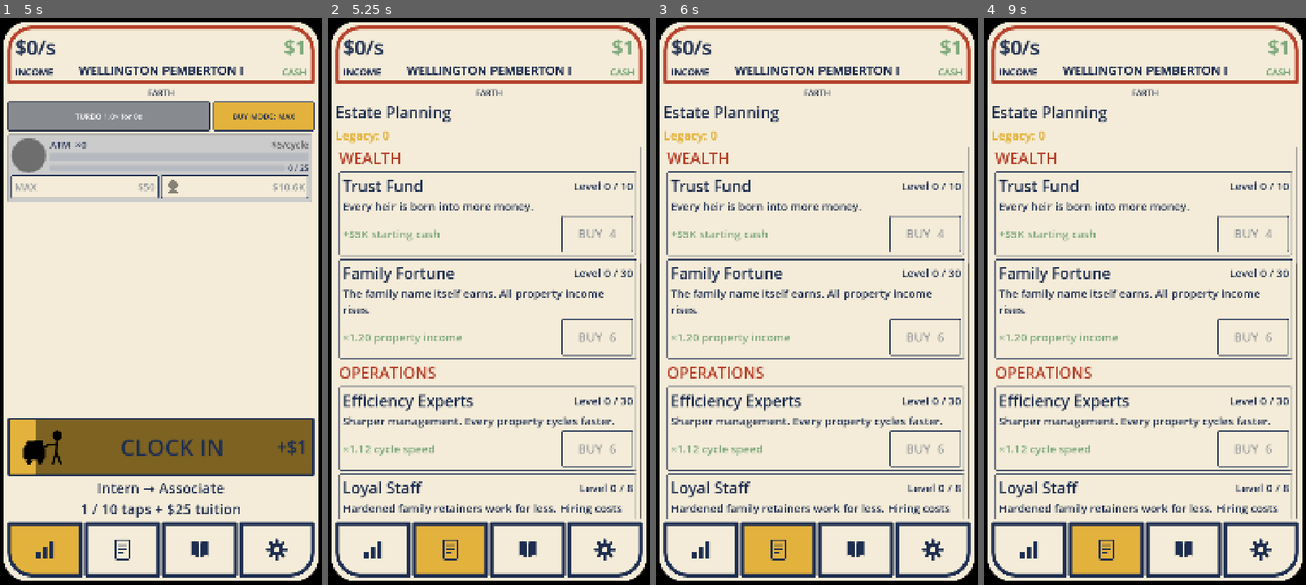
Above: before the commit, frames 1-4 (left to right).
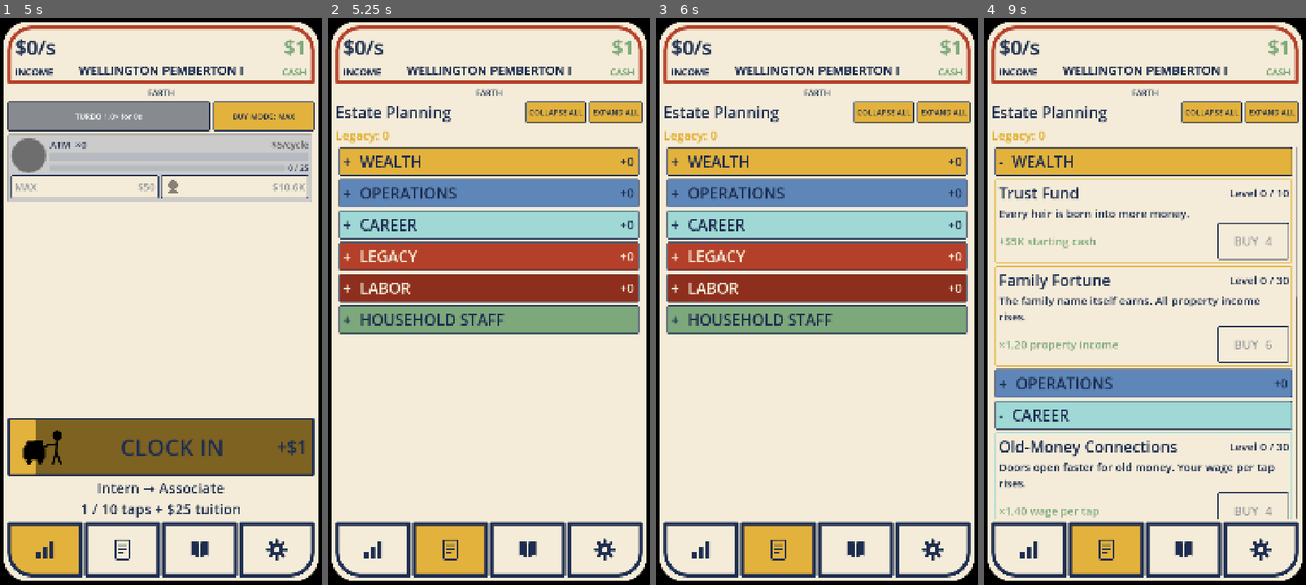
Above: after the commit, the same moments.

Repository: TimGoergen/american-tycoon
Game: Godot game, scene res://Main.tscn
Same seed, same stepped clock (60 frames per second), same inputs: the game is played once before the commit and once after it.
Inputs (mouse positions are in pixels of both pictures, inside the frame that each line leads up to):
- Up to frame 1 (5 s): click "BUY MODE: MAX" at 0.5 s; click "BUY MODE: ×1" at 1.25 s; click "BUY MODE: ×10" at 2 s; click "BUY MODE: ×100" at 2.75 s; click (161, 448) at 3.5 s; click (45, 550) at 4.27 s
- Up to frame 2 (5.25 s): click (450, 550) at 5.02 s
- Up to frame 3 (6 s): click (884, 114) at 5.75 s, where only the run after the commit has a clickable "COLLAPSE ALL"
- Up to frame 4 (9 s): click (1270, 114) at 6.5 s, where only the run after the commit has a clickable "EXPAND ALL"; click (1145, 159) at 7.25 s, where only the run after the commit has a clickable "- WEALTH"; click (1145, 159) at 8 s, where only the run after the commit has a clickable "+ WEALTH"; click (1145, 380) at 8.75 s, where only the run after the commit has a clickable "- OPERATIONS"

Frame 1 is identical in both runs. In frame 2, 36% of the frame differs, in the area x 3-98%, y 14-89%; in frame 3, 36%; in frame 4, 27%.

Commit message:
Estate tab: show affordable-upgrade count on collapsed category headers
Each collapsed category header now shows a right-aligned +x badge = how many of
that category's upgrades the player can afford right now. Hidden while the section
is expanded (the buy buttons are visible then) and hidden entirely once every
upgrade in the category is maxed. Household Staff (dynamic retention rows, not
catalog upgrades) never shows a badge. Updates on purchase, tab open, and toggle.

Co-Authored-By: Claude Opus 4.8 <noreply@anthropic.com>

Diff:
--- a/game/scripts/ui/LegacyScreen.gd
+++ b/game/scripts/ui/LegacyScreen.gd
@@ -55,6 +55,15 @@
 # snapshot Main passes to set_retention_entries (rather than built once here).
 var _staff_list: VBoxContainer
 
+# Each estate-planning category is a collapsible, color-themed section (Tim, 2026-06-24).
+# Keyed by category name → { "button": Button header, "body": VBoxContainer, "expanded": bool }.
+# All sections start collapsed; the header-row Collapse-All / Expand-All buttons drive them all.
+var _sections: Dictionary = {}
+
+# The Household Staff section's accent color, remembered so the retention rows rebuilt later by
+# set_retention_entries carry the same themed border as the cards built up-front.
+var _staff_accent: Color = UiPalette.MONEY_GREEN
+
 # Hold-to-buy state: which upgrade's buy button is currently held (""=none), and the
 # timer toward the next auto-repeat purchase. See _process and _on_buy_down/up.
 var _held_buy_id := ""
@@ -88,13 +97,27 @@
 	column.add_theme_constant_override("separation", 12)
 	margin.add_child(column)
 
-	# ── Header: "The Estate Office" then the Legacy wallet, STACKED (not side-by-side,
-	# which overflowed the tab width at large type). ──
+	# ── Header row: the "Estate Planning" title plus the Collapse-All / Expand-All controls
+	# (Tim, 2026-06-24), which open or close every category section at once. The Legacy wallet
+	# sits on its own line beneath (side-by-side overflowed the tab width at large type). ──
+	var header_row := HBoxContainer.new()
+	header_row.add_theme_constant_override("separation", 10)
+	column.add_child(header_row)
+
 	var title := Label.new()
 	title.text = "Estate Planning"
+	title.size_flags_horizontal = Control.SIZE_EXPAND_FILL
 	title.add_theme_color_override("font_color", UiPalette.NAVY)
 	title.add_theme_font_size_override("font_size", TITLE_SIZE)
-	column.add_child(title)
+	header_row.add_child(title)
+
+	var collapse_all_button := _make_bulk_button("COLLAPSE ALL")
+	collapse_all_button.pressed.connect(set_all_collapsed.bind(true))
+	header_row.add_child(collapse_all_button)
+
+	var expand_all_button := _make_bulk_button("EXPAND ALL")
+	expand_all_button.pressed.connect(set_all_collapsed.bind(false))
+	header_row.add_child(expand_all_button)
 
 	_wallet_label = Label.new()
 	_wallet_label.add_theme_color_override("font_color", UiPalette.MUSTARD_GOLD)
@@ -127,52 +150,244 @@
 	list.size_flags_horizontal = Control.SIZE_EXPAND_FILL
 	list_margin.add_child(list)
 
-	var current_category := ""
+	# Group the upgrades by category, preserving each category's first-appearance order, so every
+	# category becomes ONE collapsible section even though the catalog interleaves them (e.g.
+	# Operations reappears after Labor). Each section is themed with the category's accent color.
+	# As we group, also collect each category's upgrade ids in one array. The collapsed-section
+	# header badge (the "+x affordable" count) needs that id list to ask the live state how many
+	# of the category's upgrades the player can buy right now.
+	var ordered_categories: Array = []
+	var by_category: Dictionary = {}
+	var ids_by_category: Dictionary = {}
 	for definition in LegacyUpgradeCatalog.all():
 		var category := String(definition["category"])
-		if category != current_category:
-			_add_category_heading(list, category)
-			current_category = category
-		_add_upgrade_card(list, definition)
+		if not by_category.has(category):
+			by_category[category] = []
+			ids_by_category[category] = []
+			ordered_categories.append(category)
+		(by_category[category] as Array).append(definition)
+		(ids_by_category[category] as Array).append(String(definition["id"]))
+
+	for category in ordered_categories:
+		var category_name := String(category)
+		var accent := _category_color(category_name)
+		var body := _add_collapsible_section(list, category_name, accent, ids_by_category[category])
+		for definition in by_category[category]:
+			_add_upgrade_card(body, definition as Dictionary, accent)
 
 	# ── Household Staff (GDD §6.3): per-property staffer retention across prestige ──
-	# The rows are dynamic (they depend on the living generation's current staff), so
-	# here we lay out only the heading + host; set_retention_entries fills the host.
-	_add_category_heading(list, "Household Staff")
+	# Its own themed, collapsible section. The rows are dynamic (they depend on the living
+	# generation's current staff), so here we lay out only the hint + host; set_retention_entries
+	# fills the host later, tinting each row with this section's accent (_staff_accent).
+	# Household Staff has no catalog upgrade ids (its rows are dynamic retention rows, not
+	# catalog upgrades), so it gets an empty id list and therefore never shows an affordable badge.
+	_staff_accent = _category_color("Household Staff")
+	var staff_body := _add_collapsible_section(list, "Household Staff", _staff_accent, [])
 	var staff_hint := Label.new()
 	staff_hint.text = "Keep a staffer's tier when you pass on (staff reset otherwise)."
 	staff_hint.autowrap_mode = TextServer.AUTOWRAP_WORD_SMART
 	staff_hint.add_theme_color_override("font_color", UiPalette.NAVY)
 	staff_hint.add_theme_font_size_override("font_size", CARD_BODY_SIZE)
-	list.add_child(staff_hint)
+	staff_body.add_child(staff_hint)
 
 	_staff_list = VBoxContainer.new()
 	_staff_list.add_theme_constant_override("separation", 10)
 	_staff_list.size_flags_horizontal = Control.SIZE_EXPAND_FILL
-	list.add_child(_staff_list)
+	staff_body.add_child(_staff_list)
 
 	# Let a swipe that lands on a card surface (not its BUY button) scroll the
 	# list, the same as the property ladder. See UiPalette.allow_scroll_drag_through.
 	UiPalette.allow_scroll_drag_through(list)
 
 
-## A section heading between groups of cards ("Wealth", "Operations", …).
-func _add_category_heading(parent: VBoxContainer, category: String) -> void:
-	var heading := Label.new()
-	heading.text = category.to_upper()
-	heading.add_theme_color_override("font_color", UiPalette.KETCHUP_RED)
-	heading.add_theme_font_size_override("font_size", CATEGORY_SIZE)
-	parent.add_child(heading)
+## The unique accent color for each estate-planning category (Tim, 2026-06-24). All are drawn
+## from the §1 palette so the screen stays inside the house style; one per category so the
+## sections read as distinct at a glance.
+func _category_color(category: String) -> Color:
+	match category:
+		"Wealth":
+			return UiPalette.MUSTARD_GOLD
+		"Operations":
+			return UiPalette.CYCLE_BLUE
+		"Career":
+			return UiPalette.ATOMIC_TEAL
+		"Legacy":
+			return UiPalette.KETCHUP_RED
+		"Labor":
+			return UiPalette.BRICK
+		"Household Staff":
+			return UiPalette.MONEY_GREEN
+	return UiPalette.NAVY
+
+
+## Build one collapsible, color-themed category section into `parent`: a full-width header
+## button (filled with the category's accent color) that toggles a body container holding the
+## cards. Every section starts COLLAPSED (Tim, 2026-06-24). Returns the body for the caller to
+## fill with cards. `upgrade_ids` is this category's catalog upgrade ids (empty for Household
+## Staff), used to count how many are currently affordable for the collapsed-section badge.
+func _add_collapsible_section(parent: VBoxContainer, category: String, accent: Color, upgrade_ids: Array) -> VBoxContainer:
+	var header := Button.new()
+	header.custom_minimum_size = Vector2(0, 96)
+	header.size_flags_horizontal = Control.SIZE_EXPAND_FILL
+	header.add_theme_font_size_override("font_size", CATEGORY_SIZE)
+	# Caret + name read from the left like a typical section/disclosure header.
+	header.alignment = HORIZONTAL_ALIGNMENT_LEFT
+	var text_color := _readable_on(accent)
+	header.add_theme_stylebox_override("normal", _make_section_plate(accent))
+	header.add_theme_stylebox_override("hover", _make_section_plate(accent))
+	header.add_theme_stylebox_override("pressed", _make_section_plate(accent.darkened(0.15)))
+	header.add_theme_stylebox_override("focus", StyleBoxEmpty.new())
+	for state in ["font_color", "font_hover_color", "font_pressed_color", "font_focus_color"]:
+		header.add_theme_color_override(state, text_color)
+	header.pressed.connect(_toggle_section.bind(category))
+	parent.add_child(header)
+
+	# Right-aligned "+x affordable" badge (Tim, 2026-06-24). When the section is COLLAPSED, this
+	# tells the player at a glance how many of the category's upgrades they can buy right now (x
+	# may be 0 — meaning there are upgrades left, but none affordable). It is hidden while the
+	# section is expanded (the buy buttons are visible then) and hidden entirely once every
+	# upgrade in the category is maxed. A child of the header Button, ignoring mouse input so a
+	# tap anywhere still toggles the section. _update_section_count fills in the text.
+	var count_label := Label.new()
+	count_label.mouse_filter = Control.MOUSE_FILTER_IGNORE
+	# Pin to the header's right edge, vertically centered, with a small inset off the border.
+	count_label.set_anchors_preset(Control.PRESET_RIGHT_WIDE)
+	count_label.offset_left = -160
+	count_label.offset_right = -16
+	count_label.horizontal_alignment = HORIZONTAL_ALIGNMENT_RIGHT
+	count_label.vertical_alignment = VERTICAL_ALIGNMENT_CENTER
+	count_label.add_theme_color_override("font_color", text_color)
+	count_label.add_theme_font_size_override("font_size", UiPalette.FONT_SUBHEAD)
+	header.add_child(count_label)
+
+	var body := VBoxContainer.new()
+	body.add_theme_constant_override("separation", 10)
+	body.size_flags_horizontal = Control.SIZE_EXPAND_FILL
+	body.visible = false   # collapsed by default
+	parent.add_child(body)
+
+	_sections[category] = {
+		"button": header,
+		"body": body,
+		"expanded": false,
+		"upgrade_ids": upgrade_ids,
+		"count_label": count_label,
+	}
+	_update_section_header(category)
+	_update_section_count(category)
+	return body
+
+
+## Pick a label color that reads on `color`: navy on light accents, cream on dark ones.
+func _readable_on(color: Color) -> Color:
+	return UiPalette.NAVY if color.get_luminance() > 0.5 else UiPalette.CREAM
+
+
+## A colored plate (category accent fill, navy border) for a section header button.
+func _make_section_plate(color: Color) -> StyleBoxFlat:
+	var style := StyleBoxFlat.new()
+	style.bg_color = color
+	style.border_color = UiPalette.NAVY
+	style.set_border_width_all(3)
+	style.set_corner_radius_all(4)
+	style.set_content_margin_all(12)
+	return style
+
+
+## A card plate themed to its category: cream fill with the accent color as a slightly heavier
+## border, so each card visibly belongs to its (color-coded) section.
+func _make_accent_card_style(color: Color) -> StyleBoxFlat:
+	var style := StyleBoxFlat.new()
+	style.bg_color = UiPalette.CREAM
+	style.border_color = color
+	style.set_border_width_all(4)
+	style.set_corner_radius_all(4)
+	style.set_content_margin_all(12)
+	return style
+
+
+## A compact header-row utility button (Collapse All / Expand All), styled as a standard
+## (non-spend) button so it never reads as a buy action.
+func _make_bulk_button(text: String) -> Button:
+	var button := Button.new()
+	button.text = text
+	button.custom_minimum_size = Vector2(0, 72)
+	button.add_theme_font_size_override("font_size", UiPalette.FONT_SMALL)
+	UiPalette.style_button(button, false)
+	return button
+
+
+## Flip one category section between expanded and collapsed (its header was tapped).
+func _toggle_section(category: String) -> void:
+	var section: Dictionary = _sections[category]
+	section["expanded"] = not bool(section["expanded"])
+	(section["body"] as Control).visible = bool(section["expanded"])
+	_update_section_header(category)
+	_update_section_count(category)
+
+
+## Expand or collapse every category at once (the header-row Collapse-All / Expand-All).
+func set_all_collapsed(collapsed: bool) -> void:
+	for category in _sections:
+		var section: Dictionary = _sections[category]
+		section["expanded"] = not collapsed
+		(section["body"] as Control).visible = not collapsed
+		_update_section_header(String(category))
+		_update_section_count(String(category))
+
+
+## Refresh a section header's caret + name to match its expanded state. "+" invites a tap to
+## open a collapsed section; "-" shows it is already open.
+func _update_section_header(category: String) -> void:
+	var section: Dictionary = _sections[category]
+	var marker := "-" if bool(section["expanded"]) else "+"
+	(section["button"] as Button).text = "%s  %s" % [marker, category.to_upper()]
+
+
+## Refresh a collapsed section header's right-aligned "+x affordable" badge (Tim, 2026-06-24).
+## Rules:
+##   • Hidden entirely (empty text) when EVERY upgrade in the category is maxed — there is nothing
+##     left to consider, so no badge.
+##   • Hidden while the section is EXPANDED — the buy buttons themselves are visible then.
+##   • Otherwise (collapsed, with at least one non-maxed upgrade) shows "+x", where x is how many
+##     of the category's upgrades are affordable AND not maxed right now. x may be 0 ("+0"): there
+##     are upgrades to buy, just none the player can afford yet.
+## Household Staff (and any category with no catalog ids) never shows a badge.
+func _update_section_count(category: String) -> void:
+	var section: Dictionary = _sections[category]
+	var label := section["count_label"] as Label
+
+	# May run during _build_ui before setup() supplies the live state; nothing to count yet.
+	if _upgrades == null:
+		label.text = ""
+		return
+
+	var upgrade_ids: Array = section["upgrade_ids"]
+	var non_maxed_count := 0
+	var affordable_count := 0
+	for id in upgrade_ids:
+		var upgrade_id := String(id)
+		if _upgrades.is_maxed(upgrade_id):
+			continue
+		non_maxed_count += 1
+		if _upgrades.can_buy(upgrade_id):
+			affordable_count += 1
+
+	if non_maxed_count == 0 or bool(section["expanded"]):
+		label.text = ""
+	else:
+		label.text = "+%d" % affordable_count
 
 
 ## One upgrade card: name + level on top, description, then effect + a BUY button
 ## that shows the next level's cost. The live labels/button are stored in _cards
 ## so refresh() can update them after a purchase.
-func _add_upgrade_card(parent: VBoxContainer, definition: Dictionary) -> void:
+func _add_upgrade_card(parent: VBoxContainer, definition: Dictionary, accent: Color) -> void:
 	var id := String(definition["id"])
 
 	var card := PanelContainer.new()
-	card.add_theme_stylebox_override("panel", UiPalette.make_panel_style())
+	# Cream card with its category's accent as the border, so it reads as part of that section.
+	card.add_theme_stylebox_override("panel", _make_accent_card_style(accent))
 	parent.add_child(card)
 
 	var card_column := VBoxContainer.new()
@@ -275,7 +490,8 @@
 	var index := int(entry["index"])
 
 	var card := PanelContainer.new()
-	card.add_theme_stylebox_override("panel", UiPalette.make_panel_style())
+	# Match the Household Staff section's accent border, like the upgrade cards above.
+	card.add_theme_stylebox_override("panel", _make_accent_card_style(_staff_accent))
 	_staff_list.add_child(card)
 
 	var col := VBoxContainer.new()
@@ -350,6 +566,10 @@
 			# Greyed out (but still readable) when the player can't afford it.
 			buy_button.disabled = not _upgrades.can_buy(id)
 
+	# Update every collapsed section's "+x affordable" badge to match the new wallet/levels.
+	for category in _sections:
+		_update_section_count(String(category))
+
 
 # ---------------------------------------------------------------------------
 # Buttons
